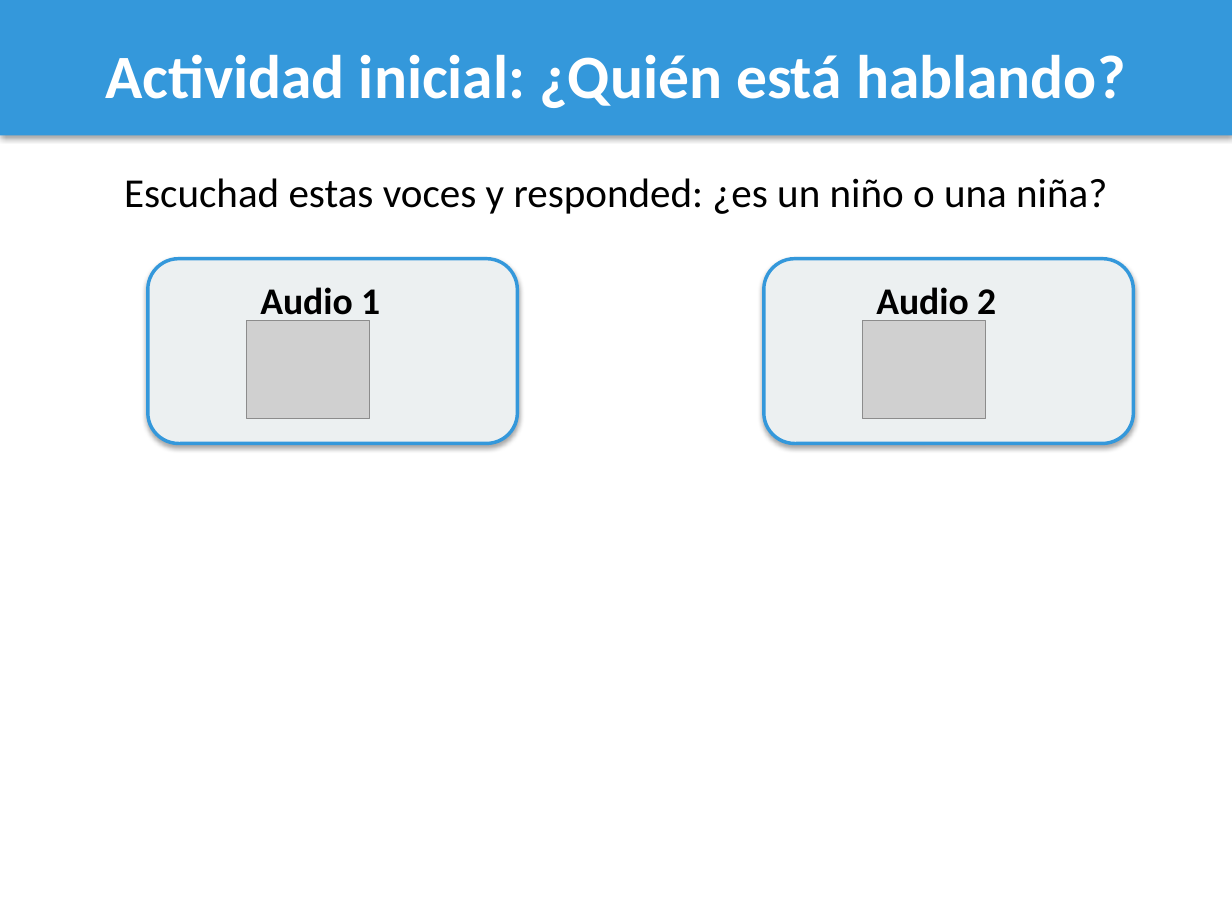
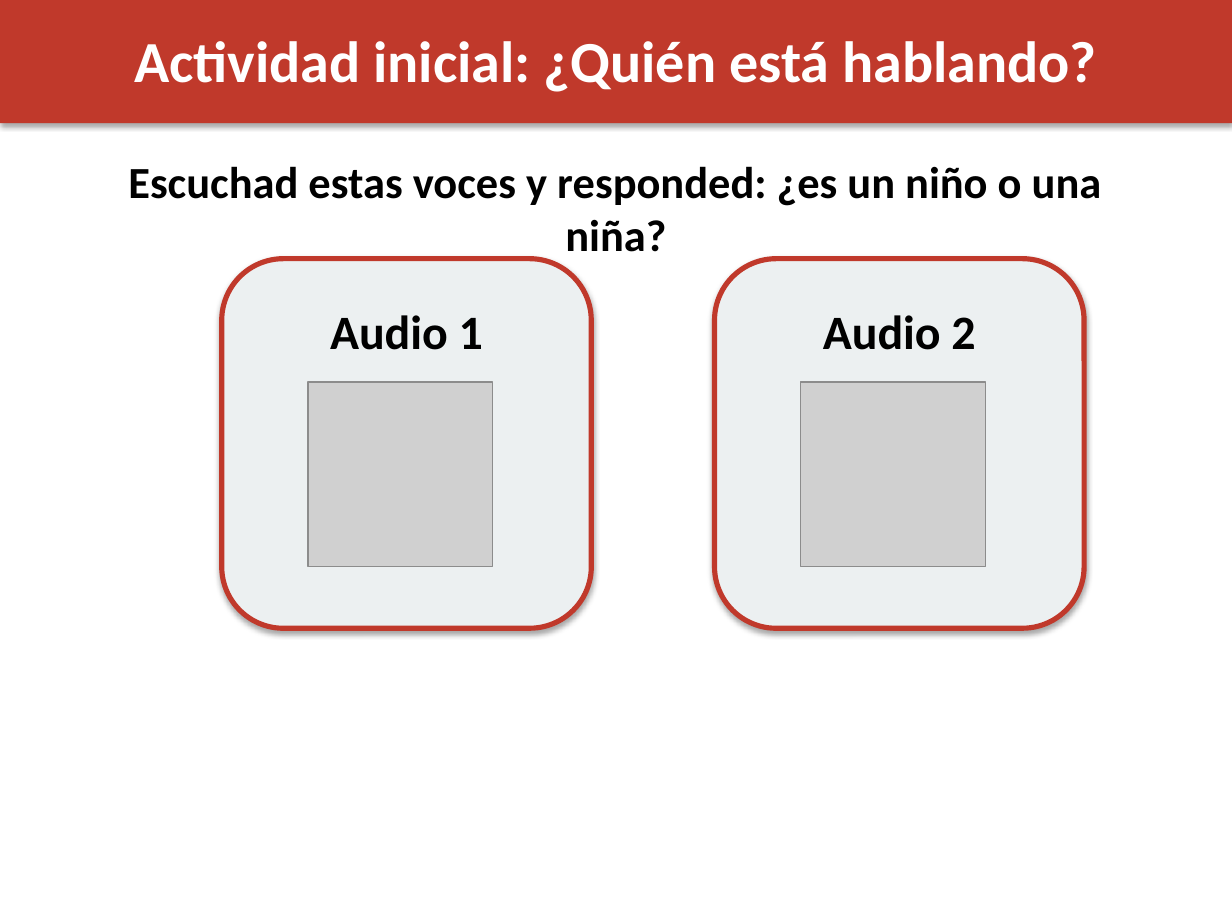
Before and after one commit to maquemmados/vozvozvoz, a slide deck: slide 2 of presentacion.pptx. Drawn at 1232x924 pixels with LibreOffice and Linux fonts; fonts in the diff are those of the drawing; grey boxes stand for pictures. Boxes give left, top, right and bottom in pixels: in the first picture for what was removed or moved away, otherwise in the second. Text is boxed around its words. In the diff, an @@ line names an element or a change of style, - is before the commit and + after.

```diff
--- a/presentacion.pptx
+++ b/presentacion.pptx
@@ rectangle: place and size @@
-rectangle at bbox=[0, 0, 1232, 136]
+rectangle at bbox=[0, 0, 1232, 123]
@@ rectangle at bbox=[0, 0, 1232, 123]: fill #3498DB to #C0392B @@
@@ text "Actividad inicial: ¿Quién está hablando?": place and size @@
-text "Actividad inicial: ¿Quién está hablando?" at bbox=[105, 54, 1126, 108]
+text "Actividad inicial: ¿Quién está hablando?" at bbox=[134, 41, 1097, 92]
@@ text "Actividad inicial: ¿Quién está hablando?" at bbox=[134, 41, 1097, 92]: size 36 to 34 pt @@
@@ text "Escuchad estas voces y responded: ...": place and size @@
-text "Escuchad estas voces y responded: ..." at bbox=[124, 178, 1107, 214]
+text "Escuchad estas voces y responded: ..." at bbox=[128, 166, 1102, 206]
@@ text "Escuchad estas voces y responded: ..." at bbox=[128, 166, 1102, 206]: size 24 to 26 pt, bold on @@
@@ rounded rectangle at bbox=[222, 259, 591, 628]: outline #3498DB 2 pt to #C0392B 3 pt @@
@@ rounded rectangle: place and size @@
-rounded rectangle at bbox=[148, 259, 517, 444]
+rounded rectangle at bbox=[222, 259, 591, 628]
@@ rounded rectangle: place and size @@
-rounded rectangle at bbox=[764, 259, 1133, 444]
+rounded rectangle at bbox=[715, 259, 1084, 628]
@@ rounded rectangle at bbox=[715, 259, 1084, 628]: outline #3498DB 2 pt to #C0392B 3 pt @@
@@ text "Audio 1" at bbox=[330, 315, 483, 350]: size 22 to 28 pt @@
@@ text "Audio 1": place and size @@
-text "Audio 1" at bbox=[260, 287, 380, 324]
+text "Audio 1" at bbox=[330, 315, 483, 350]
@@ text "Audio 2": place and size @@
-text "Audio 2" at bbox=[876, 287, 996, 324]
+text "Audio 2" at bbox=[823, 315, 975, 350]
@@ text "Audio 2" at bbox=[823, 315, 975, 350]: size 22 to 28 pt @@
@@ picture: place and size @@
-picture at bbox=[246, 320, 370, 419]
+picture at bbox=[308, 382, 493, 567]
@@ picture: place and size @@
-picture at bbox=[862, 320, 986, 419]
+picture at bbox=[801, 382, 986, 567]
```
Also in this commit, not shown: 19 other slides changed, 1 slide removed, 1 other file.
